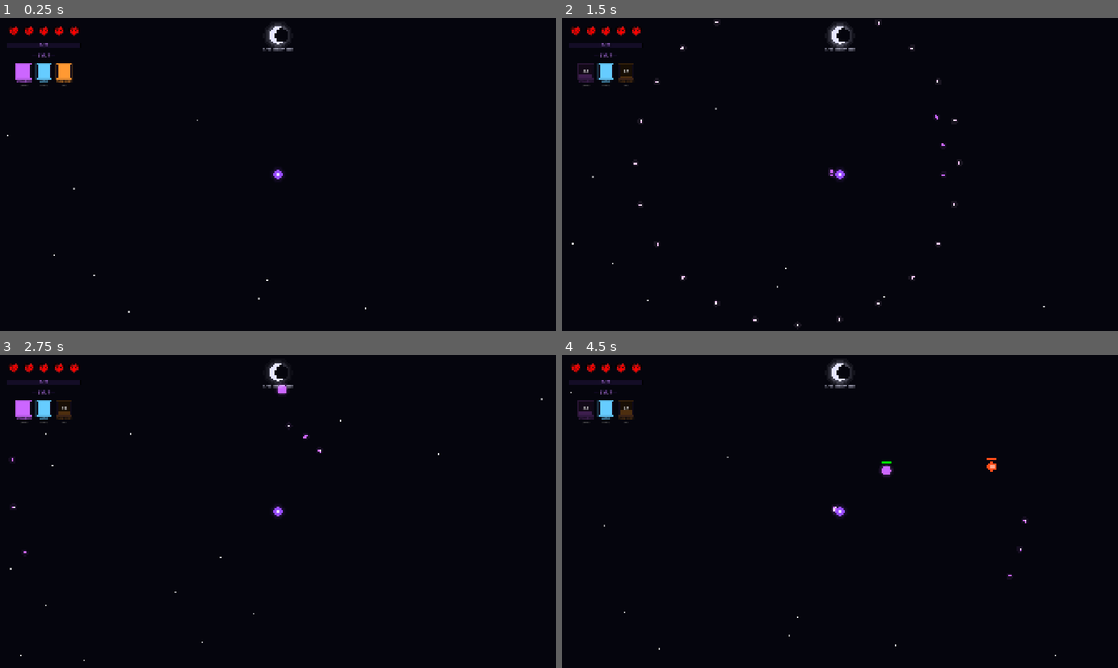
Above: before the commit, frames 1-4 (two rows, left to right).
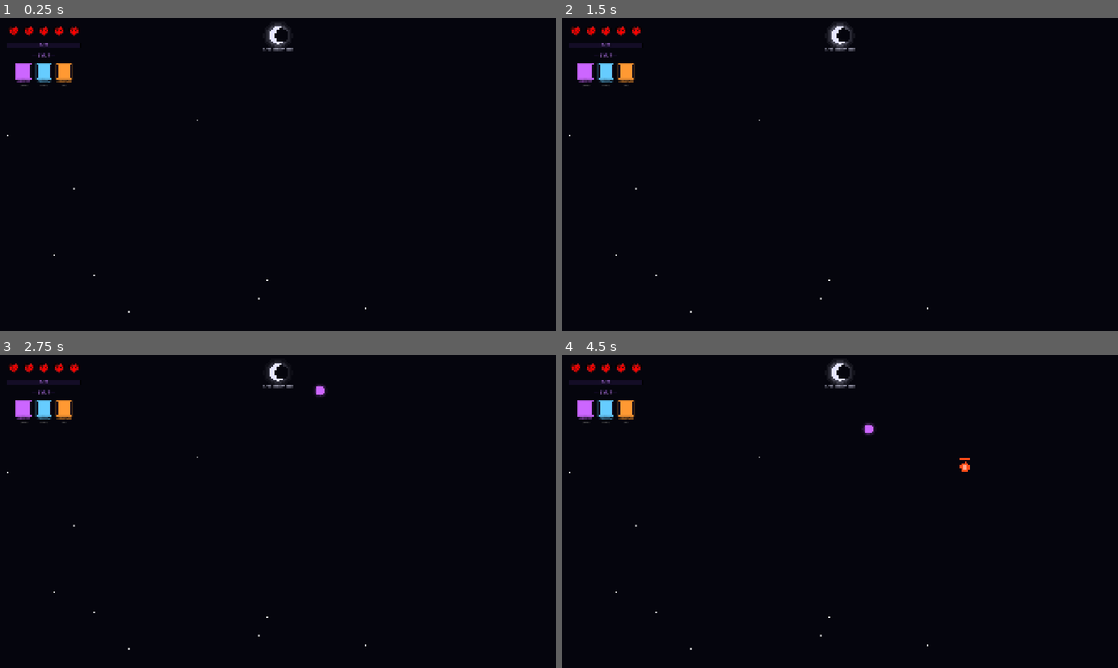
Above: after the commit, the same moments.

Repository: Himanshu-Jorwal/Disorder
Game: Godot game, scene res://Scenes/Game/world.tscn
The game is run twice, just before and just after one commit, with the same random seed, the same clock (stepped at 60 frames per second) and the same inputs. This scene is started directly instead of the project's main scene.
Inputs (mouse positions are in pixels of both pictures, inside the frame that each line leads up to):
- Up to frame 1 (0.25 s): no input
- Up to frame 2 (1.5 s): tap Enter at 0.5 s; move the mouse to (962, 158) at 0.52 s; hold D 0.53-1.28 s; hold X 0.53-1.28 s; click (962, 158) at 0.67 s; move the mouse to (728, 190) at 1.27 s; hold S from 1.28 s (still down); tap X at 1.35 s; click (728, 190) at 1.42 s
- Up to frame 3 (2.75 s): move the mouse to (333, 442) at 2.02 s; release S at 2.03 s; hold D from 2.03 s (still down); hold X from 2.03 s (still down); click (333, 442) at 2.17 s
- Up to frame 4 (4.5 s): move the mouse to (812, 574) at 2.77 s; release D at 2.78 s; release X at 2.78 s; hold W 2.78-3.53 s; tap X at 2.85, 4.35 s; click (812, 574) at 2.92 s; move the mouse to (1006, 558) at 3.52 s; hold X 3.53-4.28 s; hold A from 3.53 s (still down); click (1006, 558) at 3.67 s; move the mouse to (673, 464) at 4.27 s; click (673, 464) at 4.42 s

The runs differ from the first frame. In frame 1, less than 0.1% of the frame differs, in the area x 3-51%, y 19-52%; in frame 2, 0.5%; in frame 3, 0.4%; in frame 4, 0.7%, in the area x 1-89%, y 11-97%.
Error before the commit: Invalid call. Nonexistent function 'get_character' in base 'Nil'. (res://Scripts/Game/player.gd:49)
Error after the commit: Parse Error: Preload file "res://Scenes/Game/daggers_shadow.tscn" does not exist. (res://Scripts/Game/player.gd:152)

Commit message:
Buff Zaire crossbow - silver bolts no tracking higher damage

Diff:
--- a/Zenith-0.0.0/Scripts/Game/player.gd
+++ b/Zenith-0.0.0/Scripts/Game/player.gd
@@ -129,40 +129,68 @@
 	var spread_angles = [-12.0, 0.0, 12.0]
 	for angle in spread_angles:
 		var dir = base_dir.rotated(deg_to_rad(angle))
-		_spawn_star_bullet(global_position, dir, 12, Color(0.8, 0.4, 1.0))
+		_spawn_star_bullet(global_position, dir, 20, Color(0.85, 0.95, 1.0))
 
 func _zaire_lance():
 	var mouse_pos = get_global_mouse_position()
 	var dir = (mouse_pos - global_position).normalized()
-	_spawn_piercing_bullet(global_position, dir, 35, Color(0.9, 0.6, 1.0))
+	_spawn_piercing_bullet(global_position, dir, 50, Color(0.6, 0.9, 1.0))
 
 func _zaire_absolute():
 	for i in range(24):
 		var angle = TAU * i / 24
 		var dir = Vector2(cos(angle), sin(angle))
-		_spawn_star_bullet(global_position, dir, 20, Color(1.0, 0.8, 1.0))
+		_spawn_tracking_bullet(global_position, dir, 15, Color(1.0, 0.95, 0.7))
 
 # --- DAGGERS ---
 func _daggers_shard():
 	var mouse_pos = get_global_mouse_position()
 	var dir = (mouse_pos - global_position).normalized()
-	var perp = dir.rotated(PI / 2)
-	_spawn_shard_bullet(global_position + perp * 5, dir, 15, Color(0.2, 0.9, 0.8))
-	_spawn_shard_bullet(global_position - perp * 5, dir, 15, Color(0.2, 0.9, 0.8))
+	_spawn_splitting_shard(global_position, dir, 20, Color(0.2, 0.9, 0.8))
 
 func _daggers_mirror():
-	var mouse_pos = get_global_mouse_position()
-	var dir = (mouse_pos - global_position).normalized()
-	for i in range(8):
-		var angle = TAU * i / 8
-		var d = Vector2(cos(angle), sin(angle))
-		_spawn_shard_bullet(global_position, d, 18, Color(0.3, 1.0, 0.9))
+	var clone = preload("res://Scenes/Game/daggers_shadow.tscn").instantiate()
+	clone.position = global_position
+	clone.player_ref = self
+	get_parent().add_child(clone)
 
 func _daggers_absolute():
-	for i in range(16):
-		var angle = TAU * i / 16
-		var dir = Vector2(cos(angle), sin(angle))
-		_spawn_returning_shard(global_position, dir, 20, Color(0.4, 1.0, 0.9))
+	var mouse_pos = get_global_mouse_position()
+	var dir = (mouse_pos - global_position).normalized()
+	var start_pos = global_position
+	var end_pos = global_position + dir * 750.0
+	end_pos.x = clamp(end_pos.x, -1450, 1450)
+	end_pos.y = clamp(end_pos.y, -950, 950)
+
+	# Invulnerable during dash
+	is_invincible = true
+	invincibility_timer = 0.3
+	flash_timer = 0.05
+
+	# Damage enemies in path
+	for enemy in get_tree().get_nodes_in_group("enemies"):
+		var enemy_pos = enemy.global_position
+		var ab = end_pos - start_pos
+		var t = clamp((enemy_pos - start_pos).dot(ab) / ab.dot(ab), 0.0, 1.0)
+		var closest = start_pos + ab * t
+		var dist = enemy_pos.distance_to(closest)
+		if dist < 40:
+			enemy.take_damage(int(80 * damage_multiplier))
+			var sideways = dir.rotated(PI / 2)
+			if enemy_pos.dot(sideways) < global_position.dot(sideways):
+				sideways = -sideways
+			enemy.global_position += sideways * 150.0
+
+	# Trail visual
+	var slash = preload("res://Scenes/Game/daggers_press.tscn").instantiate()
+	slash.start = start_pos
+	slash.end = end_pos
+	get_parent().add_child(slash)
+
+	# Smooth dash using tween
+	var tween = create_tween()
+	tween.tween_property(self, "global_position", end_pos, 0.08)
+	trigger_shake(6.0, 0.15)
 
 # --- MILANO ---
 func _milano_chime():
@@ -220,6 +248,16 @@
 	var beam = preload("res://Scenes/Game/beam.tscn").instantiate()
 	get_parent().add_child(beam)
 	beam.setup(pos, dir)
+
+func _spawn_tracking_bullet(pos, dir, dmg, col):
+	var bullet = preload("res://Scenes/Game/bullet.tscn").instantiate()
+	get_parent().add_child(bullet)
+	bullet.setup(pos, dir, int(dmg * damage_multiplier), col, false, false, false, "tracking")
+
+func _spawn_splitting_shard(pos, dir, dmg, col):
+	var bullet = preload("res://Scenes/Game/bullet.tscn").instantiate()
+	get_parent().add_child(bullet)
+	bullet.setup(pos, dir, int(dmg * damage_multiplier), col, false, false, false, "splitting_shard")
 
 func take_damage(amount):
 	if is_invincible:
